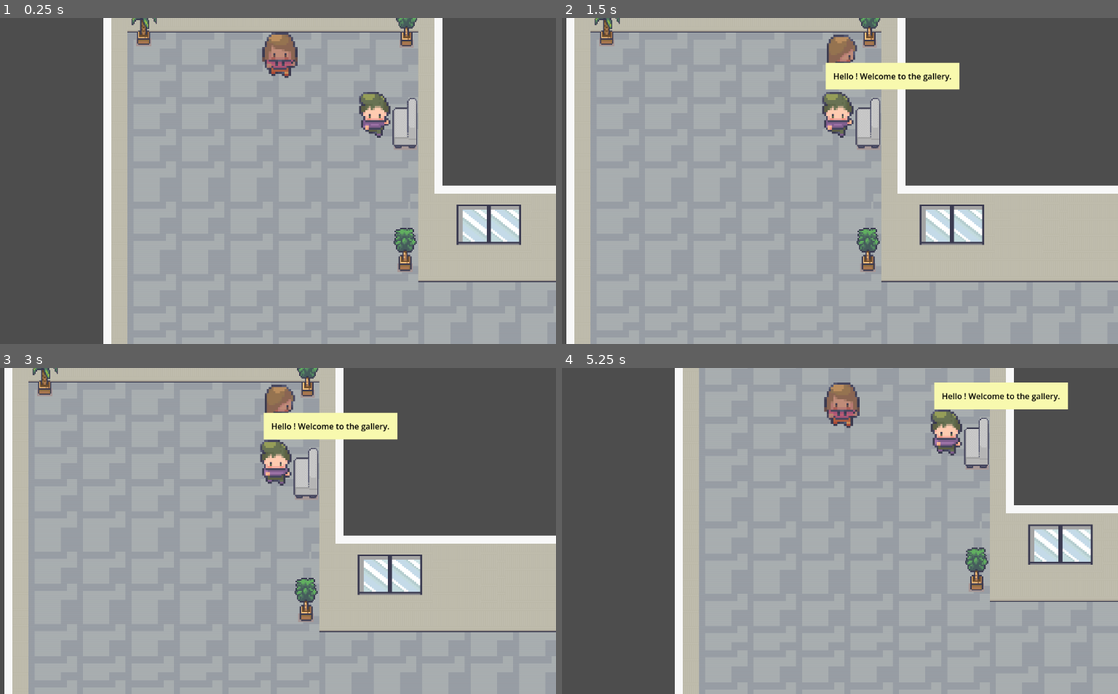
Above: before the commit, frames 1-4 (two rows, left to right).
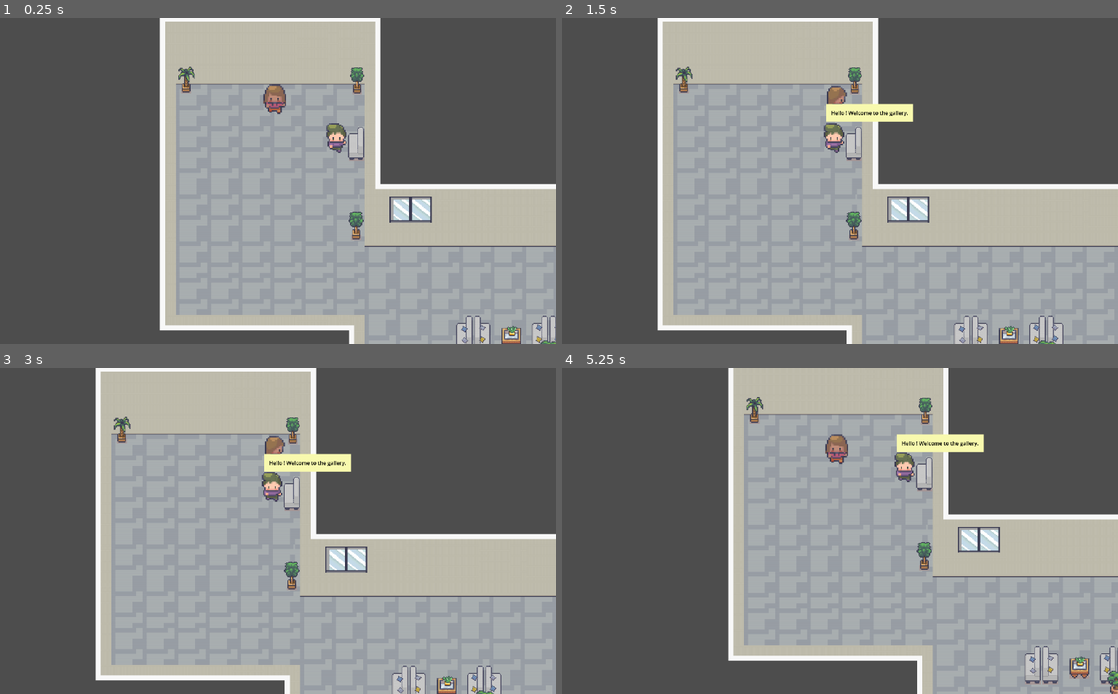
Above: after the commit, the same moments.

Repository: jhooyl/virtualCanvas
Game: Godot game, scene res://scenes/gallery.tscn
Same seed, same stepped clock (60 frames per second), same inputs: the game is played once before the commit and once after it.
Inputs (mouse positions are in pixels of both pictures, inside the frame that each line leads up to):
- Up to frame 1 (0.25 s): no input
- Up to frame 2 (1.5 s): tap Enter (ui_accept) at 0.5, 0.77 s; move the mouse to (956, 164) at 0.52 s; hold D (move_right) 0.53-1.25 s; click (956, 164) at 0.67 s; drag from (712, 197) to (851, 119) at 1.27 s
- Up to frame 3 (3 s): move the mouse to (322, 459) at 2.02 s; hold D (move_right) 2.03-2.75 s; drag from (233, 596) to (88, 482) at 2.77 s
- Up to frame 4 (5.25 s): move the mouse to (1001, 579) at 3.52 s; hold A (move_left) 3.53-4.25 s; tap Enter (ui_accept) at 3.77 s; drag from (650, 482) to (956, 469) at 4.27 s; move the mouse to (856, 531) at 5.02 s; hold S (move_down) from 5.03 s (still down); click (856, 531) at 5.17 s

The runs differ from the first frame. In frame 1, 32% of the frame differs, in the area x 18-100%, y 0-100%; in frame 2, 37%; in frame 3, 37%, in the area x 0-100%, y 0-100%; in frame 4, 34%.

Commit message:
camera changement

Diff:
--- a/virtual-canvas/scenes/broken_gallery.tscn
+++ b/virtual-canvas/scenes/broken_gallery.tscn
@@ -2098,6 +2098,7 @@
 shape = SubResource("RectangleShape2D_t0pae")
 
 [node name="Camera2D" type="Camera2D" parent="Amelia" unique_id=776145692]
+zoom = Vector2(0.65, 0.65)
 
 [node name="AnimatedSprite2D" type="AnimatedSprite2D" parent="Amelia" unique_id=2060048486]
 position = Vector2(33.25, -31.500002)
--- a/virtual-canvas/scenes/gallery.tscn
+++ b/virtual-canvas/scenes/gallery.tscn
@@ -2080,6 +2080,7 @@
 polygon = PackedVector2Array(-1, -7, -8, -1, -8, 2, 0, 9, 0, 10, 7, 3, 8, 3, -1, -8)
 
 [node name="Amelia" type="CharacterBody2D" parent="." unique_id=2074516992]
+z_index = 1
 script = ExtResource("2_8naax")
 
 [node name="CollisionShape2D" type="CollisionShape2D" parent="Amelia" unique_id=651477836]
@@ -2087,6 +2088,7 @@
 shape = SubResource("RectangleShape2D_mdy1u")
 
 [node name="Camera2D" type="Camera2D" parent="Amelia" unique_id=462778031]
+zoom = Vector2(0.65, 0.65)
 
 [node name="AnimatedSprite2D" type="AnimatedSprite2D" parent="Amelia" unique_id=1984803986]
 position = Vector2(29, -266)
@@ -2104,6 +2106,7 @@
 one_shot = true
 
 [node name="Guide" type="CharacterBody2D" parent="." unique_id=809760894]
+z_index = 1
 script = ExtResource("6_mkcid")
 
 [node name="AnimatedSprite2D" type="AnimatedSprite2D" parent="Guide" unique_id=559650571]
